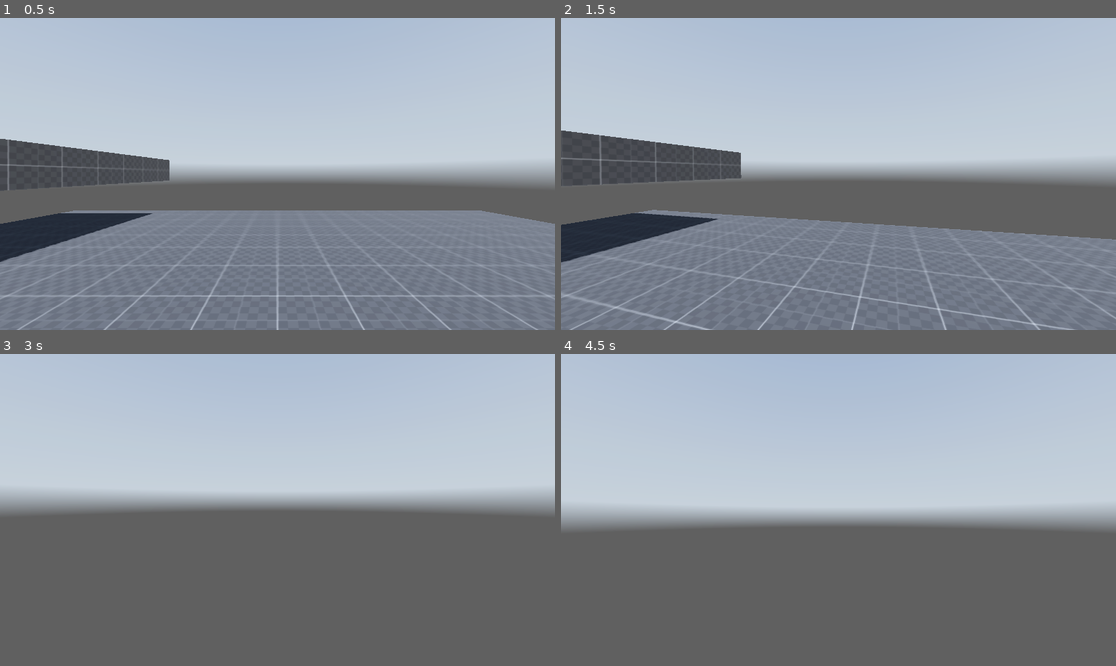
Above: before the commit, frames 1-4 (two rows, left to right).
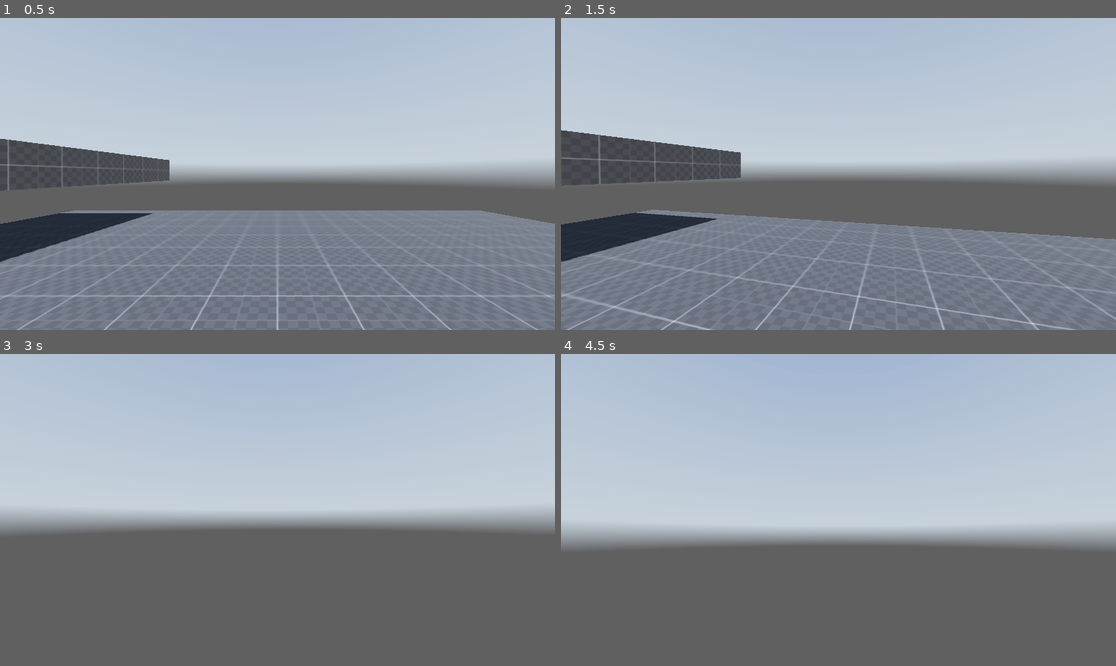
Above: after the commit, the same moments.

Repository: rivaroles/godot4-killjoy
Game: Godot game, scene res://scenes/Main.tscn
Two runs of this game, one before a commit and one after it. Both use one fixed random seed, a clock stepped at 60 frames per second and the inputs below. Before the commit the project has no main scene; this scene is started directly in both runs. A sky picture missing from this copy of the repository is replaced by a grey-blue gradient.
Inputs (mouse positions are in pixels of both pictures, inside the frame that each line leads up to):
- Up to frame 1 (0.5 s): no input
- Up to frame 2 (1.5 s): tap Enter (ui_accept) at 0.5, 0.77, 1.07 s; move the mouse to (866, 174) at 0.52 s; hold Ctrl (crouch) 0.53-1.28 s; hold W (forward) from 0.53 s (still down); tap Shift (sprint) at 0.8, 1.35 s; move the mouse to (810, 174) at 1.27 s
- Up to frame 3 (3 s): keep holding W (forward); tap Enter (ui_accept) at 1.52, 1.82, 2.3, 2.75, 2.85 s; tap Alt (free_look, bound only after the commit) at 1.55 s; move the mouse to (288, 503) at 2.02 s; hold Alt (free_look, bound only after the commit) 2.03-2.78 s; move the mouse to (271, 516) at 2.77 s
- Up to frame 4 (4.5 s): keep holding W (forward); tap Enter (ui_accept) at 3.02, 3.32, 3.5, 3.77, 4.07, 4.25 s; tap Ctrl (crouch) at 3.05 s; move the mouse to (877, 513) at 3.52 s; hold Ctrl (crouch) 3.53-4.28 s; tap Shift (sprint) at 3.8, 4.35 s; move the mouse to (794, 506) at 4.27 s

Frame 1 is identical in both runs. In frame 2, 0.9% of the frame differs, in the area x 0-100%, y 35-100%; in frame 3, 11%; in frame 4, 11%, in the area x 0-100%, y 49-62%.

Commit message:
sliding and head bobbing added

Diff:
--- a/project.godot
+++ b/project.godot
@@ -11,6 +11,7 @@
 [application]
 
 config/name="Godot 4-killjoy"
+run/main_scene="res://scenes/Main.tscn"
 config/features=PackedStringArray("4.2", "Forward Plus")
 config/icon="res://icon.svg"
 
@@ -51,3 +52,8 @@
 "events": [Object(InputEventKey,"resource_local_to_scene":false,"resource_name":"","device":-1,"window_id":0,"alt_press …(182 unchanged characters)…
 ]
 }
+free_look={
+"deadzone": 0.5,
+"events": [Object(InputEventKey,"resource_local_to_scene":false,"resource_name":"","device":-1,"window_id":0,"alt_pressed":false,"shift_pressed":false,"ctrl_pressed":false,"meta_pressed":false,"pressed":false,"keycode":0,"physical_keycode":4194328,"key_label":0,"unicode":0,"echo":false,"script":null)
+]
+}
--- a/scenes/Main.tscn
+++ b/scenes/Main.tscn
@@ -62,10 +62,14 @@
 shape = SubResource("CapsuleShape3D_3a860")
 disabled = true
 
-[node name="Head" type="Node3D" parent="Player"]
+[node name="Neck" type="Node3D" parent="Player"]
 transform = Transform3D(1, 0, 0, 0, 1, 0, 0, 0, 1, 0, 1.8, 0)
 
-[node name="Camera3D" type="Camera3D" parent="Player/Head"]
+[node name="Head" type="Node3D" parent="Player/Neck"]
+
+[node name="Eyes" type="Node3D" parent="Player/Neck/Head"]
+
+[node name="Camera3D" type="Camera3D" parent="Player/Neck/Head/Eyes"]
 
 [node name="RayCast3D" type="RayCast3D" parent="Player"]
 target_position = Vector3(0, 2, 0)
--- a/scripts/Player.gd
+++ b/scripts/Player.gd
@@ -1,27 +1,59 @@
 extends CharacterBody3D
 
-# Player node vars
-@onready var head = $Head
+# Player nodes
+@onready var neck = $Neck
+@onready var head = $Neck/Head
+@onready var eyes = $Neck/Head/Eyes
 @onready var standing_position = $Standing
 @onready var crouching_position = $Crouching
 @onready var roof_check = $RayCast3D
+@onready var camera_3d = $Neck/Head/Eyes/Camera3D
 
 # Speed vars (player speed)
 var current_speed = 5.0
+
 const WALKING = 5.0
 const SPRINT = 10.0
 const CROUCHING = 3.0
 
-# Jumping force
+# States
+
+var walking = false
+var sprinting = false
+var crouching = false
+var free_looking = false
+var sliding = false
+
+# Sliding vars
+
+var slide_timer = 0.0
+var slide_timer_max = 1.0
+var slide_vector = Vector2.ZERO
+var slide_speed = 10.0
+
+# Head bob vars
+const HEAD_BOBBING_SPRINTING_SPEED = 22.0
+const HEAD_BOBBING_WALKING_SPEED = 14.0
+const HEAD_BOBBING_CROUCHING_SPEED = 10.0
+
+const HEAD_BOBBING_SPRINTING_INTENSITY = 0.2
+const HEAD_BOBBING_WALKING_INTENSITY = 0.1
+const HEAD_BOBBING_CROUCHING_INTENSITY = 0.05
+
+var head_bobbing_vector = Vector2.ZERO
+var head_bobbing_index = 0.0
+var head_bobbing_current_intensity = 0.0
+
+# Movement vars
 const JUMP_VELOCITY = 4.5
+var crouching_depth = -0.5
+var free_look_tilt = 8
 
+# Input vars
 const MOUSE_SENSE = 0.25
+var direction = Vector3.ZERO
 
 var lerp_speed = 10.0
-
-var direction = Vector3.ZERO
-
-var crouching_depth = -0.5
 
 # Get the gravity from the project settings to be synced with RigidBody nodes.
 var gravity = ProjectSettings.get_setting("physics/3d/default_gravity")
@@ -30,46 +62,135 @@
 	Input.set_mouse_mode(Input.MOUSE_MODE_CAPTURED)
 
 func _input(event):
+
+	# Mouse looking
+
 	if event is InputEventMouseMotion:
-		rotate_y(deg_to_rad(-event.relative.x * MOUSE_SENSE))
-		head.rotate_x(deg_to_rad(-event.relative.y * MOUSE_SENSE))
-		head.rotation.x = clamp(head.rotation.x, deg_to_rad(-89), deg_to_rad(89))
+		if free_looking:
+			neck.rotate_y(deg_to_rad(-event.relative.x * MOUSE_SENSE))
+			neck.rotation.y = clamp(neck.rotation.y, deg_to_rad(-90), deg_to_rad(90))
+		else:
+			rotate_y(deg_to_rad(-event.relative.x * MOUSE_SENSE))
+			head.rotate_x(deg_to_rad(-event.relative.y * MOUSE_SENSE))
+			head.rotation.x = clamp(head.rotation.x, deg_to_rad(-89), deg_to_rad(89))
 
 func _process(_delta):
+
+	# Quitting the game (change to menu later)
+
 	if Input.is_action_just_pressed("quit"):
 		get_tree().quit()
 
 func _physics_process(_delta):
 
-	if Input.is_action_pressed("crouch"):
+	# Getting movement input
+	var input_dir = Input.get_vector("left", "right", "forward", "backward")
+
+	# Handling movement states
+
+	# Crouching state
+	if Input.is_action_pressed("crouch") || sliding:
 		current_speed = CROUCHING
-		head.position.y = lerp(head.position.y, 1.8 + crouching_depth, _delta * lerp_speed)
+		head.position.y = lerp(head.position.y, crouching_depth, _delta * lerp_speed)
 		standing_position.disabled = true
 		crouching_position.disabled = false
 
+		# Slide begin
+
+		if sprinting && input_dir != Vector2.ZERO:
+			sliding = true
+			slide_timer = slide_timer_max
+			slide_vector = input_dir
+			free_looking = true
+
+		walking = false
+		sprinting = false
+		crouching = true
+
 	elif !roof_check.is_colliding():
+
+		# Standing state
 		standing_position.disabled = false
 		crouching_position.disabled = true
-		head.position.y = lerp(head.position.y, 1.8, _delta * lerp_speed)
-		# Check if sprinting
+		head.position.y = lerp(head.position.y, 0.0, _delta * lerp_speed)
+
+		# Sprinting state
 		if Input.is_action_pressed("sprint"):
 			current_speed = SPRINT
+
+			walking = false
+			sprinting = true
+			crouching = false
+
 		else:
 			current_speed = WALKING
+
+			walking = true
+			sprinting = false
+			crouching = false
+
+	# Handling free look
+	if Input.is_action_pressed("free_look") || sliding:
+		free_looking = true
+		if sliding:
+			camera_3d.rotation.z = lerp(camera_3d.rotation.z, -deg_to_rad(7.0), _delta * lerp_speed)
+		else:
+			camera_3d.rotation.z = -deg_to_rad(neck.rotation.y * free_look_tilt)
+	else:
+		free_looking = false
+		neck.rotation.y = lerp(neck.rotation.y, 0.0, _delta * lerp_speed)
+		camera_3d.rotation.z = lerp(camera_3d.rotation.z, 0.0, _delta * lerp_speed)
+
+	# Handle sliding
+	if sliding:
+		slide_timer -= _delta
+		if slide_timer <= 0:
+			sliding = false
+			free_looking = false
+
+	# Head bobbing
+	if sprinting:
+		head_bobbing_current_intensity = HEAD_BOBBING_SPRINTING_INTENSITY
+		head_bobbing_index += HEAD_BOBBING_SPRINTING_SPEED * _delta
+	elif walking:
+		head_bobbing_current_intensity = HEAD_BOBBING_WALKING_INTENSITY
+		head_bobbing_index += HEAD_BOBBING_WALKING_SPEED * _delta
+	elif crouching:
+		head_bobbing_current_intensity = HEAD_BOBBING_CROUCHING_INTENSITY
+		head_bobbing_index += HEAD_BOBBING_CROUCHING_SPEED * _delta
+
+	if is_on_floor() && !sliding && input_dir != Vector2.ZERO:
+		head_bobbing_vector.y = sin(head_bobbing_index)
+		head_bobbing_vector.x = sin(head_bobbing_index / 2) + 0.5
+
+		eyes.position.y = lerp(eyes.position.y, head_bobbing_vector.y * (head_bobbing_current_intensity / 2.0), _delta * lerp_speed)
+		eyes.position.x = lerp(eyes.position.x, head_bobbing_vector.x * head_bobbing_current_intensity, _delta * lerp_speed)
+
+	else:
+		eyes.position.y = lerp(eyes.position.y, 0.0, _delta * lerp_speed)
+		eyes.position.x = lerp(eyes.position.x, 0.0, _delta * lerp_speed)
+
 	# Add the gravity.
 	if not is_on_floor():
 		velocity.y -= gravity * _delta
 
 	# Handle jump.
-	if Input.is_action_just_pressed("ui_accept") and is_on_floor():
+	if Input.is_action_just_pressed("ui_accept") && is_on_floor() && crouching != true:
 		velocity.y = JUMP_VELOCITY
+		sliding = false
 
-	# Get the input direction and handle the movement/deceleration.
-	var input_dir = Input.get_vector("left", "right", "forward", "backward")
 	direction = lerp(direction, (transform.basis * Vector3(input_dir.x, 0, input_dir.y)).normalized(), _delta * lerp_speed)
+
+	if sliding:
+		direction = (transform.basis * Vector3(slide_vector.x, 0, slide_vector.y)).normalized()
+
 	if direction:
 		velocity.x = direction.x * current_speed
 		velocity.z = direction.z * current_speed
+
+		if sliding:
+			velocity.x = direction.x * (slide_timer + 0.1) * slide_speed
+			velocity.z = direction.z * (slide_timer + 0.1) * slide_speed
 	else:
 		velocity.x = move_toward(velocity.x, 0, current_speed)
 		velocity.z = move_toward(velocity.z, 0, current_speed)
